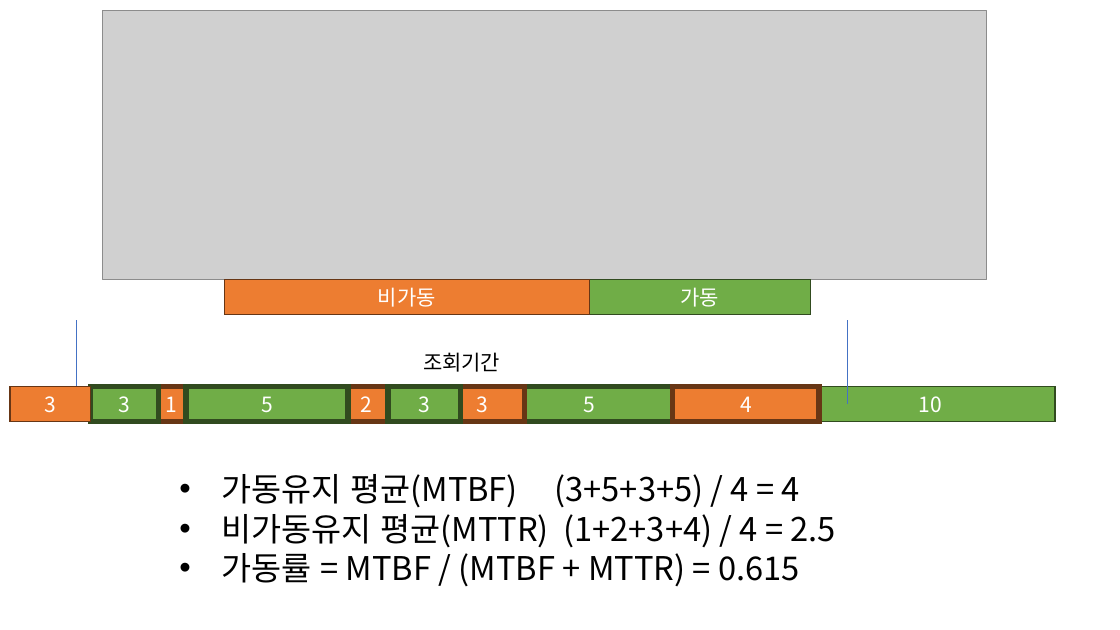
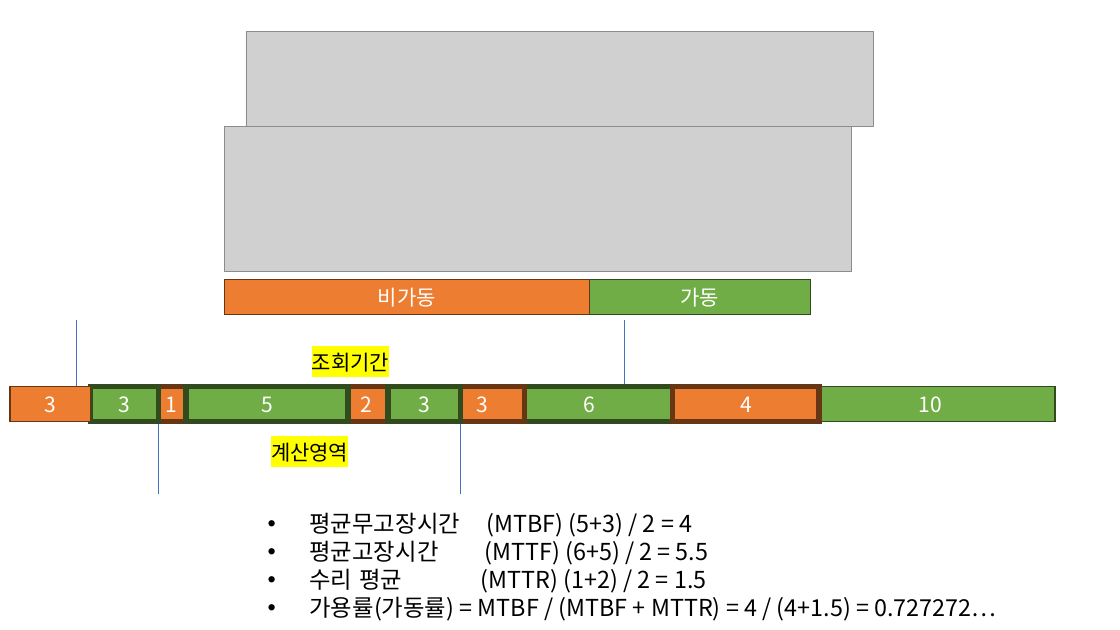
Before and after one commit to DualsoftDev/ds, a slide deck: slide 3 of DsDotNet/src/Info/DSInfo.pptx. Drawn at 1120x630 pixels with LibreOffice and Linux fonts; fonts in the diff are those of the drawing; grey boxes stand for pictures. Boxes give left, top, right and bottom in pixels: in the first picture for what was removed or moved away, otherwise in the second. Text is boxed around its words. In the diff, an @@ line names an element or a change of style, - is before the commit and + after.

```diff
--- a/DsDotNet/src/Info/DSInfo.pptx
+++ b/DsDotNet/src/Info/DSInfo.pptx
@@ picture removed at [103, 10, 987, 280] @@
@@ picture added at [246, 31, 874, 126] @@
@@ picture added at [224, 126, 852, 271] @@
@@ bracket pair "조회기간": place and size @@
-bracket pair "조회기간" at [76, 320, 847, 404]
+bracket pair "조회기간" at [76, 320, 624, 404]
@@ bracket pair "조회기간" at [76, 320, 624, 404]: highlight none to #FFFF00 @@
@@ bracket pair added at [159, 410, 460, 494], outline #4472C4 0.5 pt, 18 pt, text #000000 @@
+계산영역
@@ text in rectangle at [583, 396, 595, 412]: text changed @@
-5
+6
@@ text at [310, 512, 996, 621]: text changed; size 28 to 20 pt @@
-• 가동유지 평균(MTBF) (3+5+3+5) / 4 = 4
-• 비가동유지 평균(MTTR) (1+2+3+4) / 4 = 2.5
-• 가동률 = MTBF / (MTBF + MTTR) = 0.615
+• 평균무고장시간 (MTBF) (5+3) / 2 = 4
+• 평균고장시간 (MTTF) (6+5) / 2 = 5.5
+• 수리 평균 (MTTR) (1+2) / 2 = 1.5
+• 가용률(가동률) = MTBF / (MTBF + MTTR) = 4 / (4+1.5) = 0.727272…
```
Also in this commit, not shown: 2 other slides changed, 3 other files.
